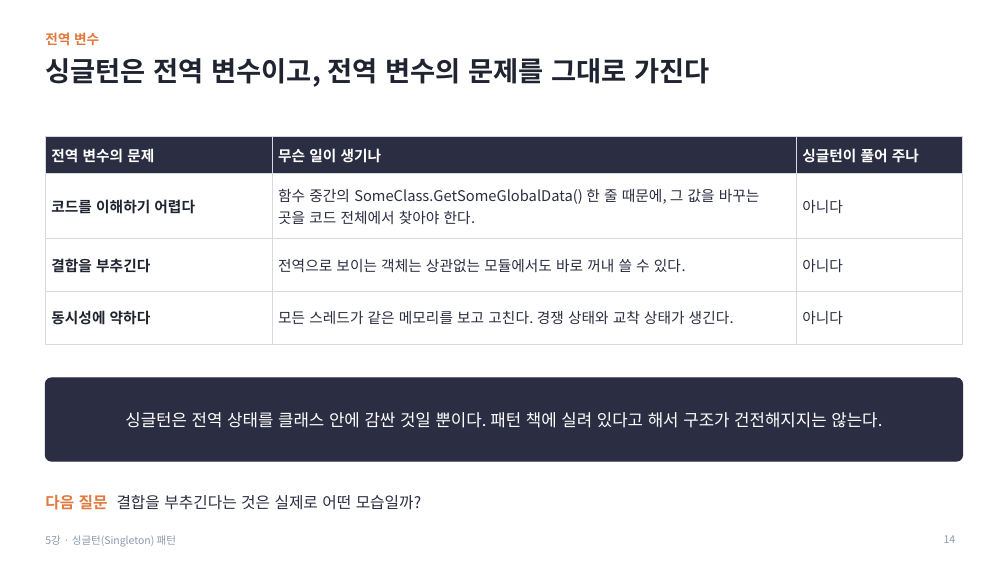
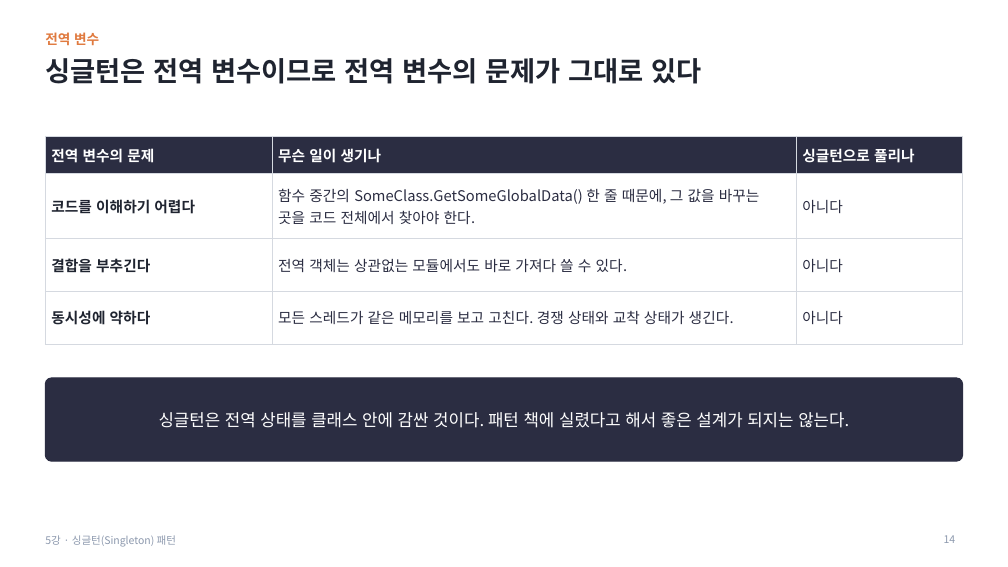
Before and after one commit to Meerkat-GMD/MiniTactics_Student, a slide deck: slide 14 of MiniTactics_Student_Lesson5/05차시_싱글턴_패턴_수업자료.pptx. Drawn at 1008x567 pixels with LibreOffice and Linux fonts; fonts in the diff are those of the drawing. Boxes give left, top, right and bottom in pixels: in the first picture for what was removed or moved away, otherwise in the second. Text is boxed around its words. In the diff, an @@ line names an element or a change of style, - is before the commit and + after.

```diff
--- a/MiniTactics_Student_Lesson5/05차시_싱글턴_패턴_수업자료.pptx
+++ b/MiniTactics_Student_Lesson5/05차시_싱글턴_패턴_수업자료.pptx
@@ title at box(45, 58, 701, 84): text changed @@
-싱글턴은 전역 변수이고, 전역 변수의 문제를 그대로 가진다
+싱글턴은 전역 변수이므로 전역 변수의 문제가 그대로 있다
@@ table at box(45, 136, 963, 329) @@
-row 1, column 3: 싱글턴이 풀어 주나
+row 1, column 3: 싱글턴으로 풀리나
-row 3, column 2: 전역으로 보이는 객체는 상관없는 모듈에서도 바로 꺼내 쓸 수 있다.
+row 3, column 2: 전역 객체는 상관없는 모듈에서도 바로 가져다 쓸 수 있다.
@@ text at box(159, 412, 849, 428): text changed @@
-싱글턴은 전역 상태를 클래스 안에 감싼 것일 뿐이다. 패턴 책에 실려 있다고 해서 구조가 건전해지지는 않는다.
+싱글턴은 전역 상태를 클래스 안에 감싼 것이다. 패턴 책에 실렸다고 해서 좋은 설계가 되지는 않는다.
@@ text removed at box(45, 495, 422, 510) @@
-다음 질문 결합을 부추긴다는 것은 실제로 어떤 모습일까?
```
Also in this commit, not shown: 32 other slides changed, 11 other files.
